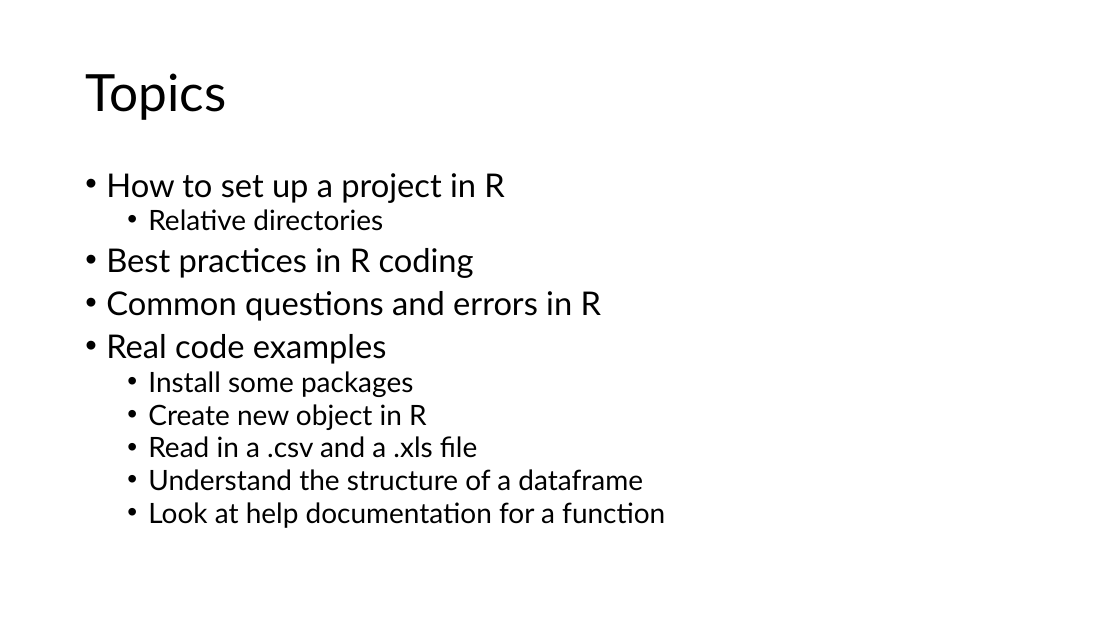
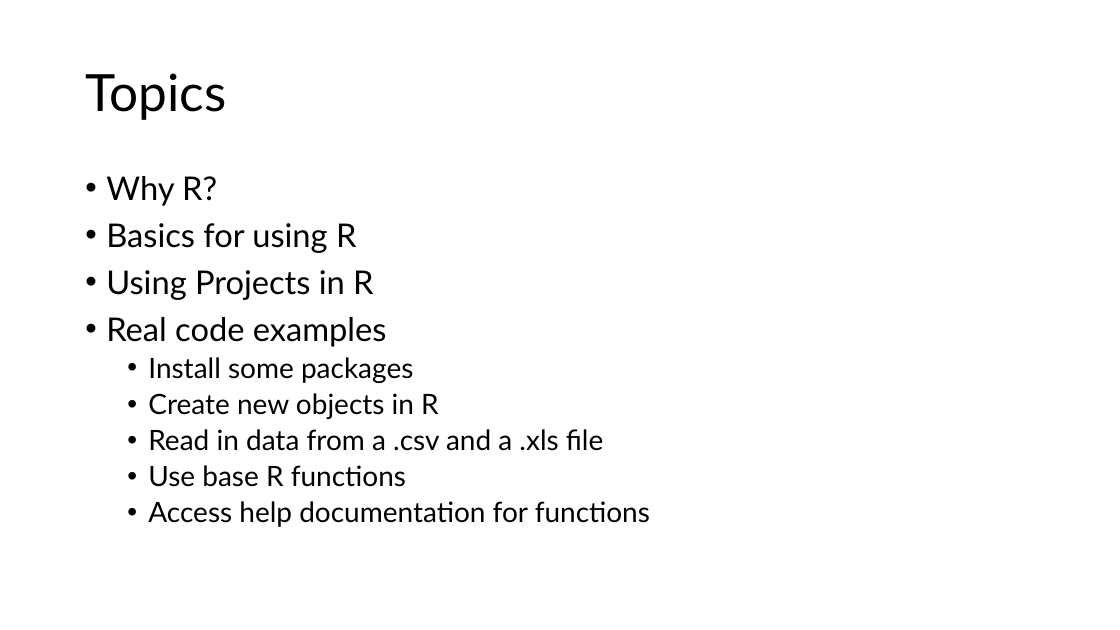
Before and after one commit to wwoelmer/BOPRC_1_R_Fundamentals, a slide deck: slide 2 of Introduction to R Workshop 1.pptx. Drawn at 1120x630 pixels with LibreOffice and Linux fonts; fonts in the diff are those of the drawing. Boxes give left, top, right and bottom in pixels: in the first picture for what was removed or moved away, otherwise in the second. Text is boxed around its words. In the diff, an @@ line names an element or a change of style, - is before the commit and + after.

```diff
--- a/Introduction to R Workshop 1.pptx
+++ b/Introduction to R Workshop 1.pptx
@@ text at [106,176,373,300]: text changed @@
-• How to set up a project in R
-  • Relative directories
-• Best practices in R coding
-• Common questions and errors in R
+• Why R?
+• Basics for using R
+• Using Projects in R
@@ text at [106,317,413,383]: line spacing 0.8 to 0.9 @@
@@ text at [148,393,650,527]: text changed @@
-  • Create new object in R
-  • Read in a .csv and a .xls file
-  • Understand the structure of a dataframe
-  • Look at help documentation for a function
+  • Create new objects in R
+  • Read in data from a .csv and a .xls file
+  • Use base R functions
+  • Access help documentation for functions
```
Also in this commit, not shown: 4 other slides changed, 17 slides added, 9 slides removed.
